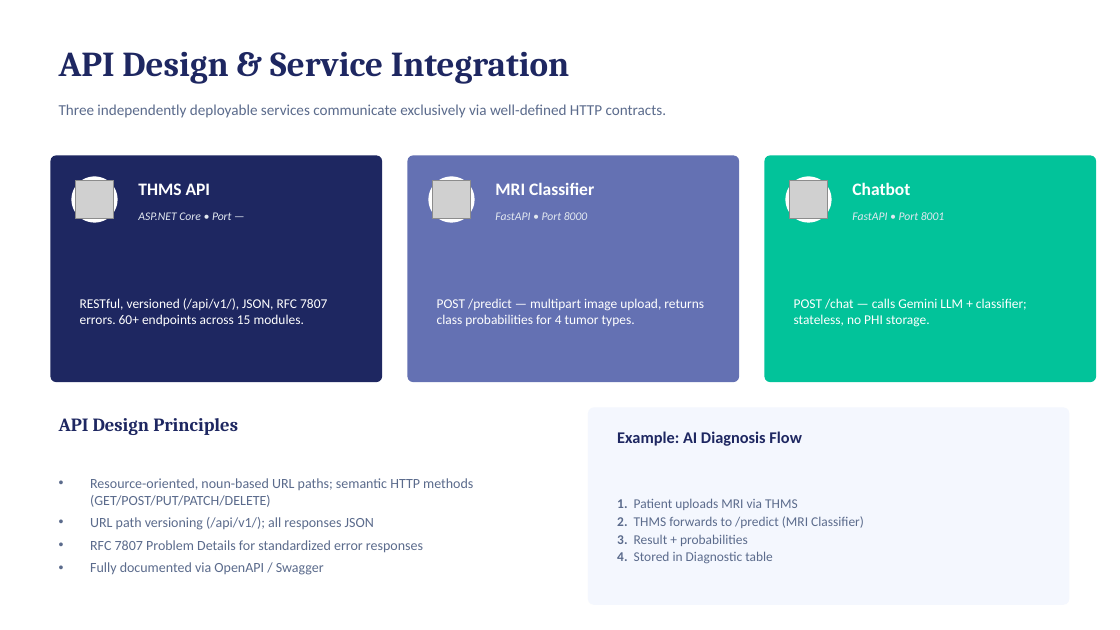
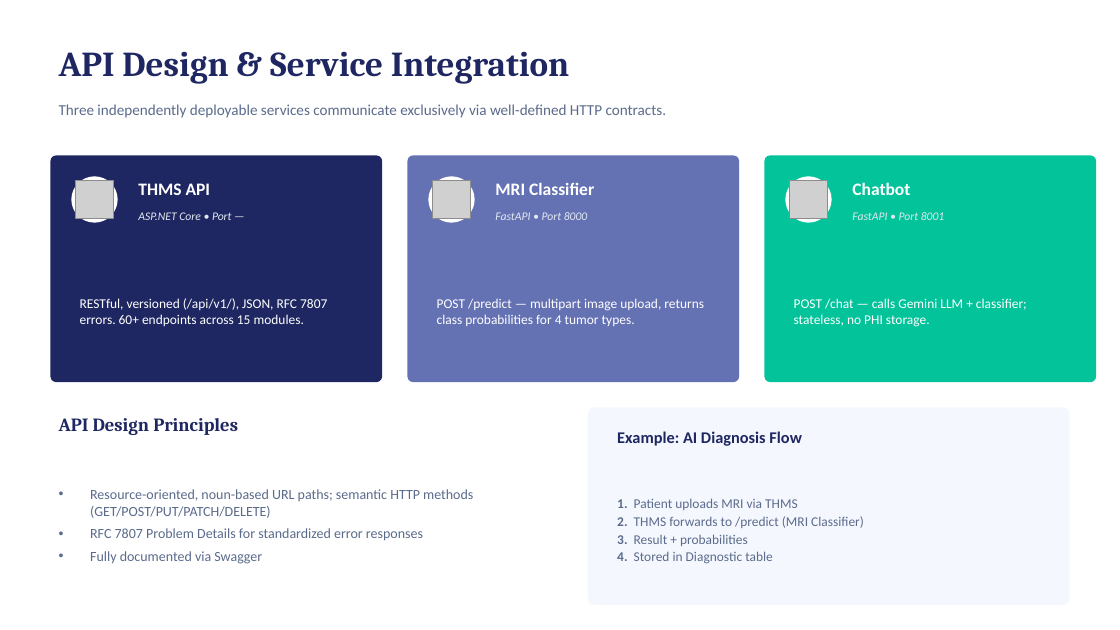
Before and after one commit to OsamaAhmedX04/Tumor-Hospital, a slide deck: slide 11 of THMS-Presentation.pptx. Drawn at 1120x630 pixels with LibreOffice and Linux fonts; fonts in the diff are those of the drawing; grey boxes stand for pictures. Boxes give left, top, right and bottom in pixels: in the first picture for what was removed or moved away, otherwise in the second. Text is boxed around its words. In the diff, an @@ line names an element or a change of style, - is before the commit and + after.

```diff
--- a/THMS-Presentation.pptx
+++ b/THMS-Presentation.pptx
@@ text at [90, 517, 374, 530]: paragraph removed @@
-• URL path versioning (/api/v1/); all responses JSON
@@ text at [90, 551, 262, 564]: text changed @@
-• Fully documented via OpenAPI / Swagger
+• Fully documented via Swagger
```
Also in this commit, not shown: 5 other slides changed.
